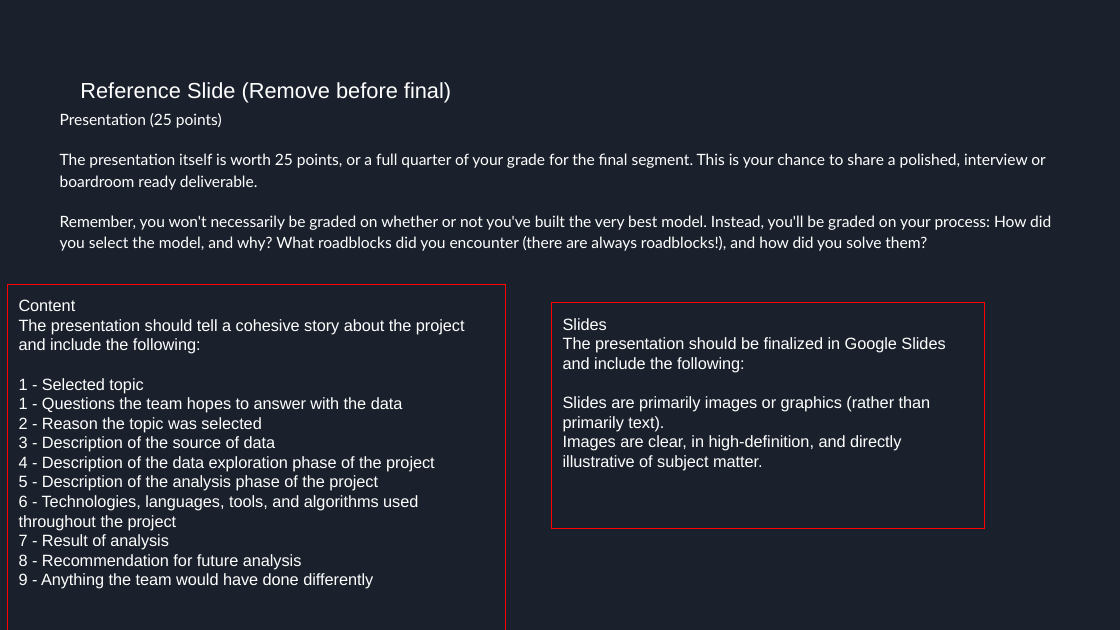
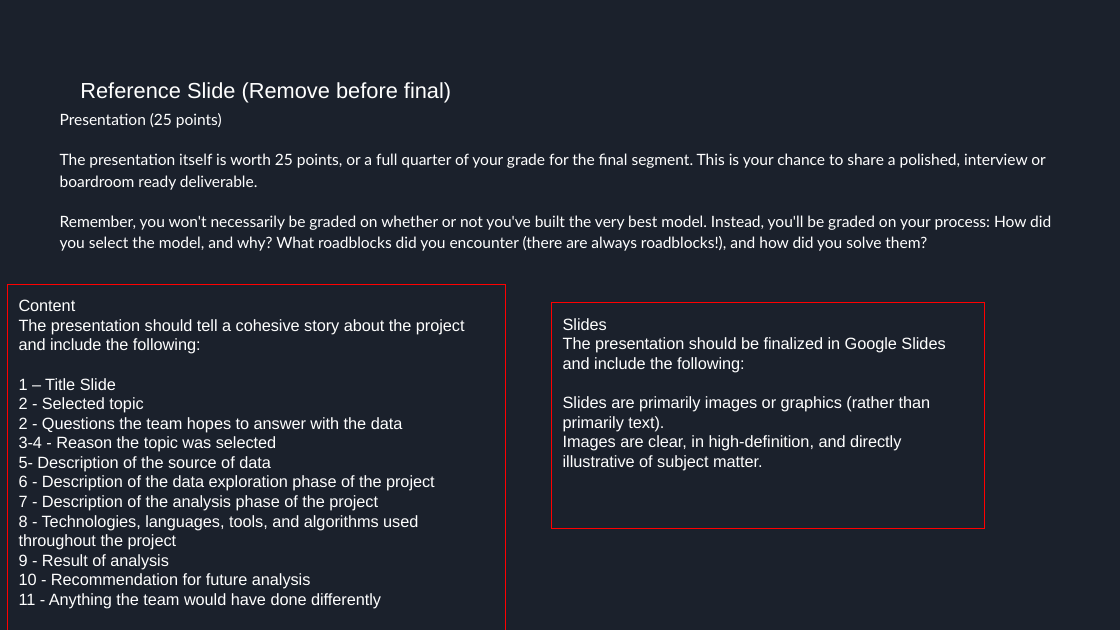
Before and after one commit to Ayesha-da/pneumonia_detection_analysis, a slide deck: slide 1 of Pneumonia Analysis Presentation.pptx. Drawn at 1120x630 pixels with LibreOffice and Linux fonts; fonts in the diff are those of the drawing. Boxes give left, top, right and bottom in pixels: in the first picture for what was removed or moved away, otherwise in the second. Text is boxed around its words. In the diff, an @@ line names an element or a change of style, - is before the commit and + after.

```diff
--- a/Pneumonia Analysis Presentation.pptx
+++ b/Pneumonia Analysis Presentation.pptx
@@ text in rectangle at <box>19,378,435,609</box>: text changed @@
-1 - Selected topic
-1 - Questions the team hopes to answer with the data
-2 - Reason the topic was selected
-3 - Description of the source of data
-4 - Description of the data exploration phase of the project
-5 - Description of the analysis phase of the project
-6 - Technologies, languages, tools, and algorithms used throughout the project
-7 - Result of analysis
-8 - Recommendation for future analysis
-9 - Anything the team would have done differently
+1 – Title Slide
+2 - Selected topic
+2 - Questions the team hopes to answer with the data
+3-4 - Reason the topic was selected
+5- Description of the source of data
+6 - Description of the data exploration phase of the project
+7 - Description of the analysis phase of the project
+8 - Technologies, languages, tools, and algorithms used throughout the project
+9 - Result of analysis
+10 - Recommendation for future analysis
+11 - Anything the team would have done differently
```
Also in this commit, not shown: 6 other slides changed, 5 slides added, 3 slides removed.
